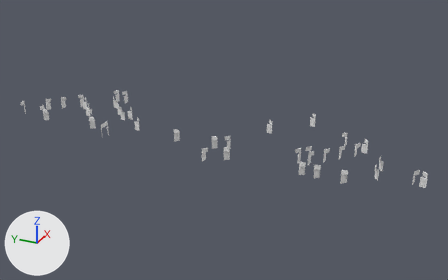
The glTF model thegame/3d-assets/floors/7thfloor/7thdoors.gltf: old version first, new version second.
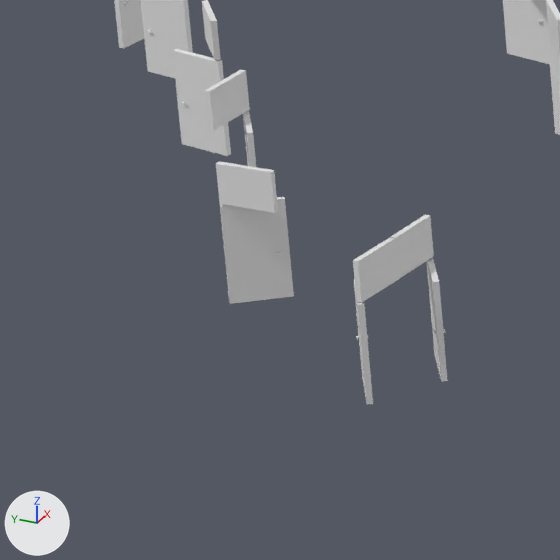
Old and new are each drawn whole from a 50 mm camera at (-107.3, -59.5, 57.9) aimed at (10.8, -6.3, -1.2) and again close up on the part from 16% to 26% of the width and 37% to 54% of the height. The axes (+X, +Y, +Z) are drawn at lower left. The lights are the same throughout. Where no turn or scale is listed for an object, it has been applied to the vertices. Vertices at the same position are counted once.

The first close-up shows 'doors'.
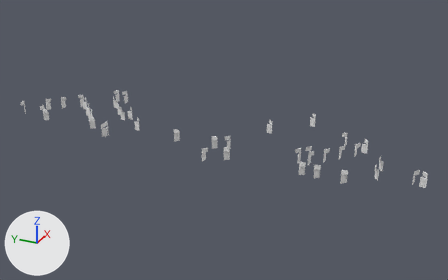
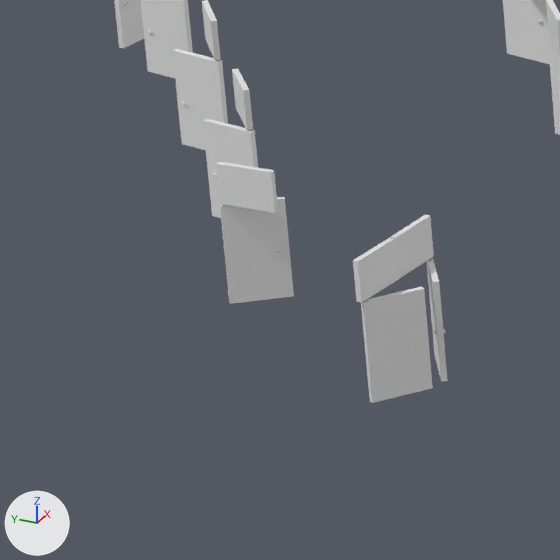
Pixel boxes (x1, y1, x2, y2) of what changed, in the close-ups (560 x 560 px; the box of a moved part takes in the faces that stretch with it):
'doors', reshaped: before (114, 0, 560, 405); after (114, 0, 560, 403)
part 1 of me_doors, moved or reshaped: before (353, 279, 373, 405); after (361, 286, 433, 403)
part 2 of me_doors, moved or reshaped: before (243, 110, 256, 167); after (203, 119, 258, 218)
part 3 of me_doors, moved or reshaped: before (205, 69, 250, 131); after (232, 69, 253, 130)

Diff of the bpy script that builds the scene:
```diff
--- a/thegame/3d-assets/floors/7thfloor/7thdoors.gltf.py
+++ b/thegame/3d-assets/floors/7thfloor/7thdoors.gltf.py
@@ me_doors @@
 me_doors.from_pydata(...)  # 1804 vertices, 3280 faces; spans x -4.5..23.9, y -88.1..8.4, z 0.0..3.0
 # used by ob_doors; location = (1.14, 36.3, 0.0)
+# me_doors part 1: the loose piece of 36 vertices spanning x -2.7..-1.7, y -18.0..-17.1, z 0.0..2.1 is turned -70.1 degrees about the z axis through its middle, then moved by (0.1, -0.7, 0.0)
+# me_doors part 2: the loose piece of 36 vertices spanning x 3.6..4.7, y -10.9..-10.0, z 0.0..2.1 is turned -134.9 degrees about the z axis through its middle, then moved by (-0.3, 0.2, 0.0)
+# me_doors part 3: the loose piece of 8 vertices spanning x 3.4..4.6, y -10.2..-10.1, z 2.1..3.0 is turned -134.9 degrees about the z axis through its middle, then moved by (0.2, -0.3, 0.0)
```
